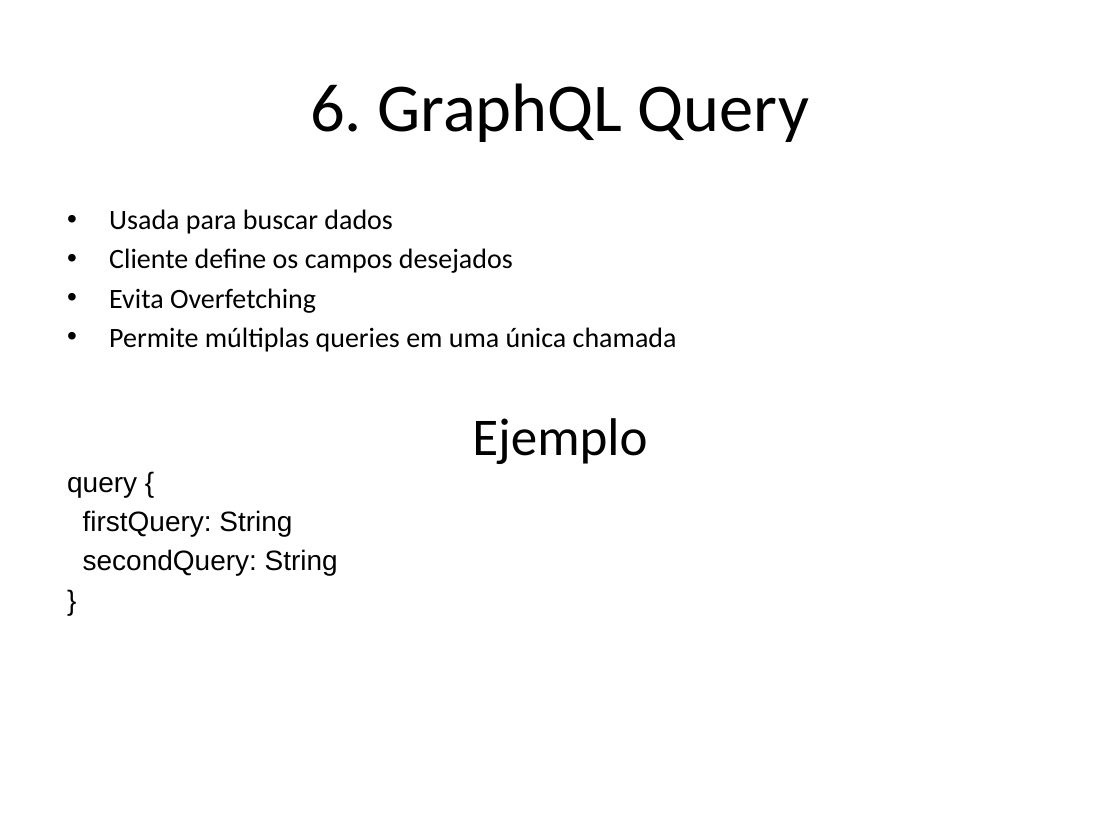
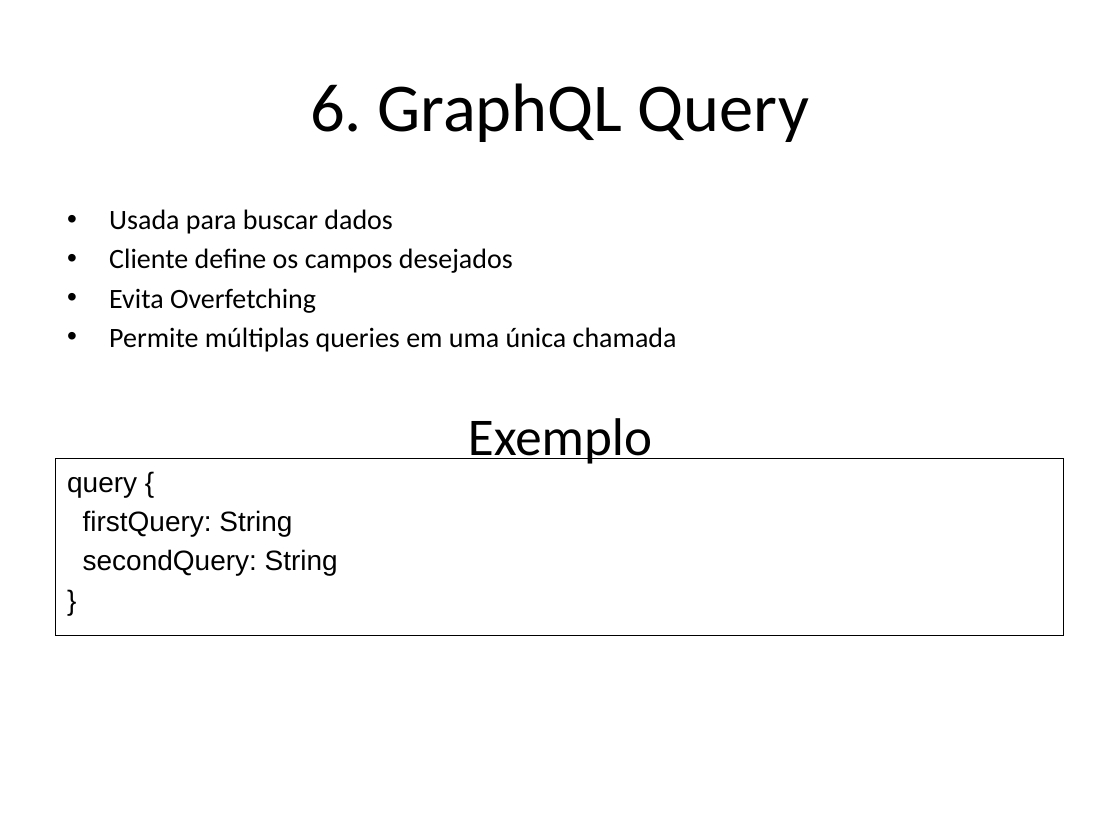
Before and after one commit to pedrobvferreira/graphql, a slide deck: slide 10 of presentation_es.pptx (slide 8 before the commit). Drawn at 1120x840 pixels with LibreOffice and Linux fonts; fonts in the diff are those of the drawing. Boxes give left, top, right and bottom in pixels: in the first picture for what was removed or moved away, otherwise in the second. Text is boxed around its words. In the diff, an @@ line names an element or a change of style, - is before the commit and + after.

```diff
--- a/presentation_es.pptx
+++ b/presentation_es.pptx
@@ text at [468,418,652,464]: text changed @@
-Ejemplo
+Exemplo
@@ rectangle "query {": place and size @@
-rectangle "query {" at [67,477,338,576]
+rectangle "query {" at [56,459,1064,636]
@@ rectangle "query {" at [56,459,1064,636]: outline none to #000000 0.75 pt @@
```
Also in this commit, not shown: 6 other slides changed, 2 slides added, 1 other file.
